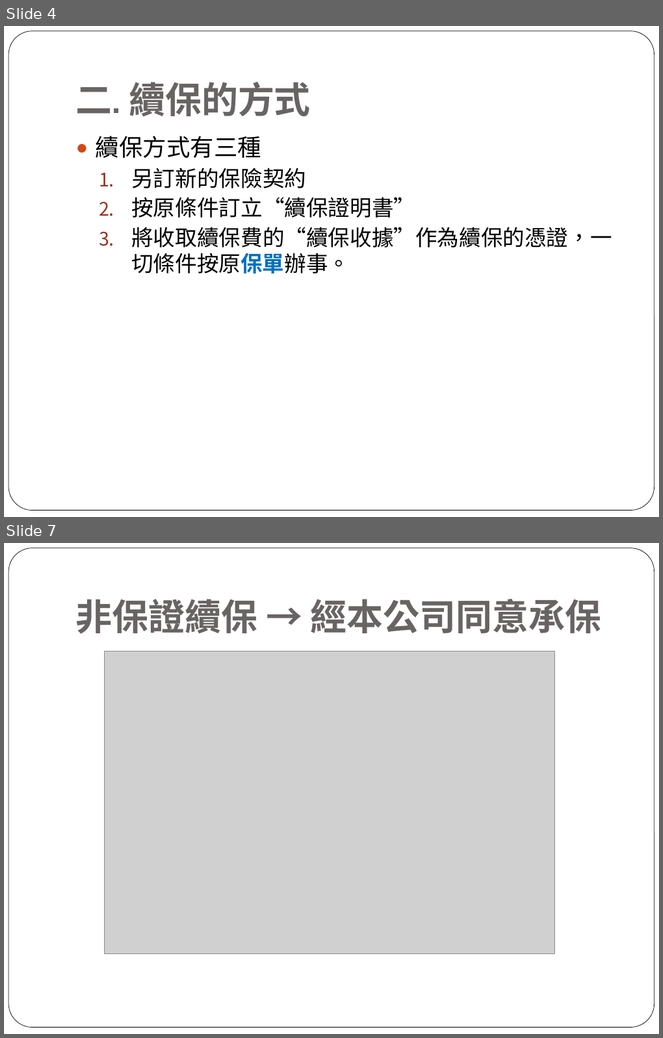
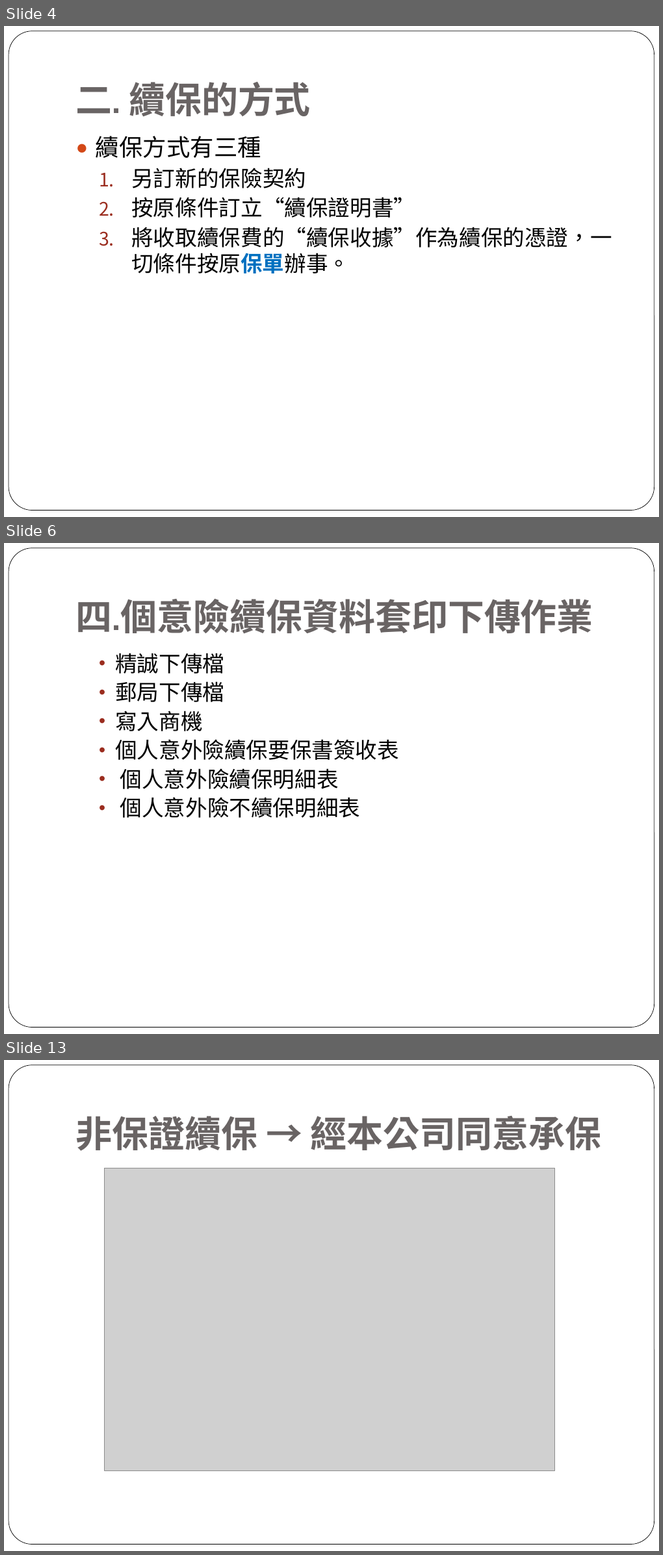
Before and after one commit to tale123456789/Resource, a slide deck: 續保作業.pptx. Shown one above the other, each under a label of ours: slides 4 and 7 before the commit, slides 4, 6 and 13 after it; the slides between them are not shown. The pictures are 663x1038 and 663x1555 pixels, drawn with LibreOffice and Linux fonts; fonts in the diff are those of the drawing; grey boxes stand for pictures. Boxes give left, top, right and bottom in pixels: in the first picture for what was removed or moved away, otherwise in the second. Text is boxed around its words. In the diff, an @@ line names an element or a change of style, - is before the commit and + after.

```diff
--- a/續保作業.pptx
+++ b/續保作業.pptx
@@ slide 6 added at <box>4,543,659,1034</box>, background #FFFFFF; not listed: 1 template element that a slide beside it also shows @@
@@ title added at <box>76,599,594,633</box>, 40 pt, text #696464, bold @@
+四.個意險續保資料套印下傳作業
@@ text added at <box>115,653,399,818</box>, 24 pt, text #000000 @@
+  • 精誠下傳檔
+  • 郵局下傳檔
+  • 寫入商機
+  • 個人意外險續保要保書簽收表
+  • 個人意外險續保明細表
+  • 個人意外險不續保明細表
@@ what was slide 7 is now slide 13 @@
```
Also in this commit, not shown: 4 slides changed, 5 other slides added.
